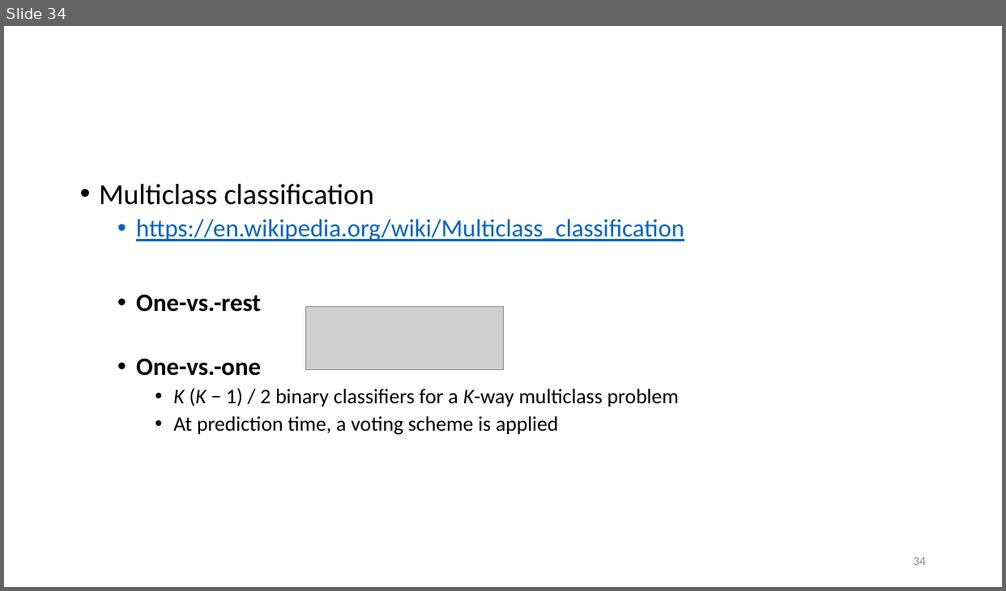
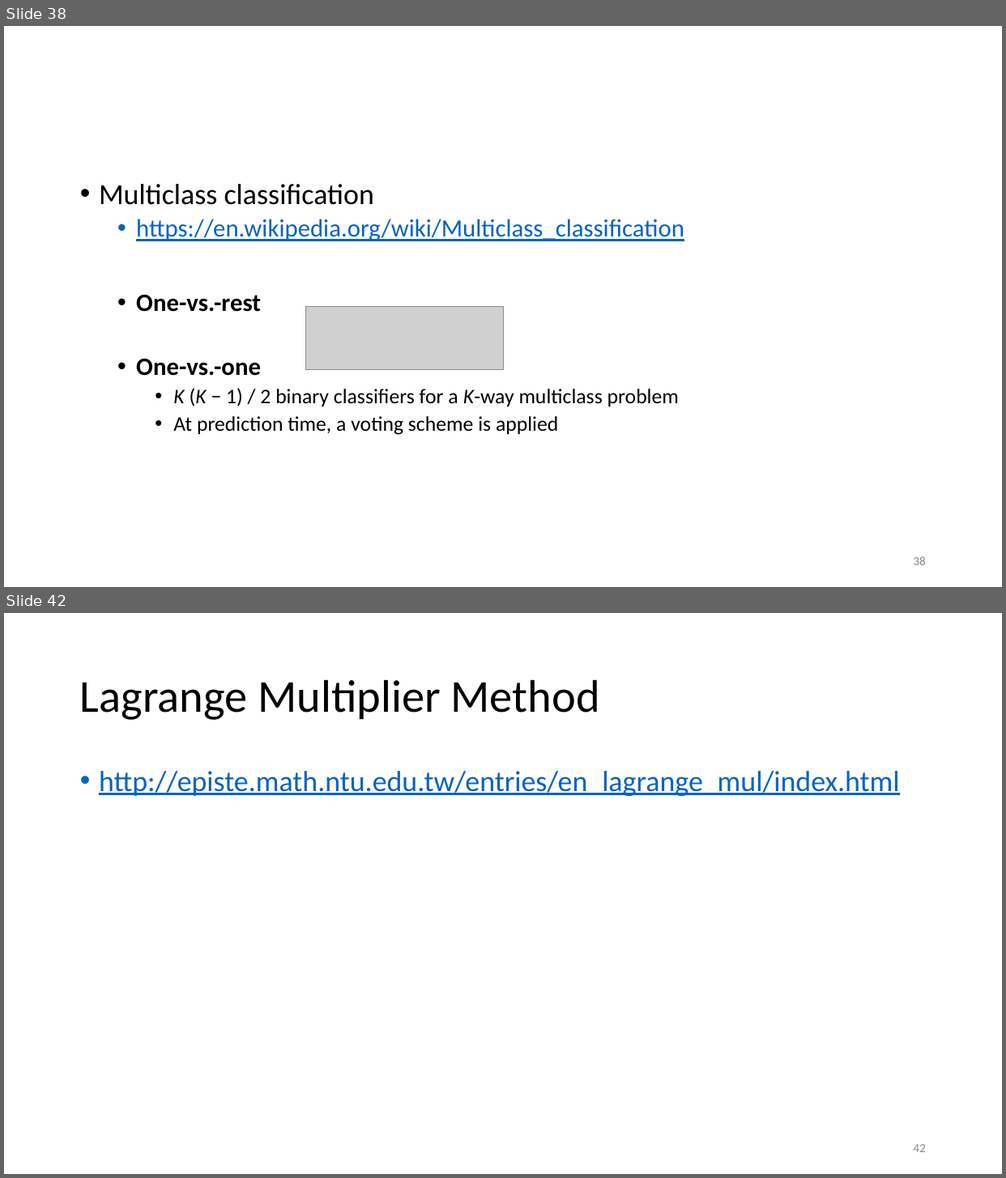
Before and after one commit to renyuanL/_ryTeach2018, a slide deck: _Notes/03_Ch03.pptx. Shown one above the other, each under a label of ours: slide 34 before the commit, slides 38 and 42 after it; the slides between them are not shown. The pictures are 1006x591 and 1006x1178 pixels, drawn with LibreOffice and Linux fonts; fonts in the diff are those of the drawing; grey boxes stand for pictures. Boxes give left, top, right and bottom in pixels: in the first picture for what was removed or moved away, otherwise in the second. Text is boxed around its words. In the diff, an @@ line names an element or a change of style, - is before the commit and + after.

```diff
--- a/_Notes/03_Ch03.pptx
+++ b/_Notes/03_Ch03.pptx
@@ slide 42 added at (4, 613, 1002, 1174), background #FFFFFF @@
@@ title added at (80, 679, 600, 720), 44 pt, text #000000 @@
+Lagrange Multiplier Method
@@ text added at (99, 771, 900, 796), 28 pt, text #0563C1, underline @@
+• http://episte.math.ntu.edu.tw/entries/en_lagrange_mul/index.html
@@ page number added at (913, 1144, 926, 1152), 12 pt, text #8C8C8C @@
+42
@@ what was slide 34 is now slide 38 @@
@@ page number at (913, 557, 926, 565): text changed @@
-34
+38
```
Also in this commit, not shown: 2 slides changed, 8 other slides added, 1 slide removed, 3 other files.
